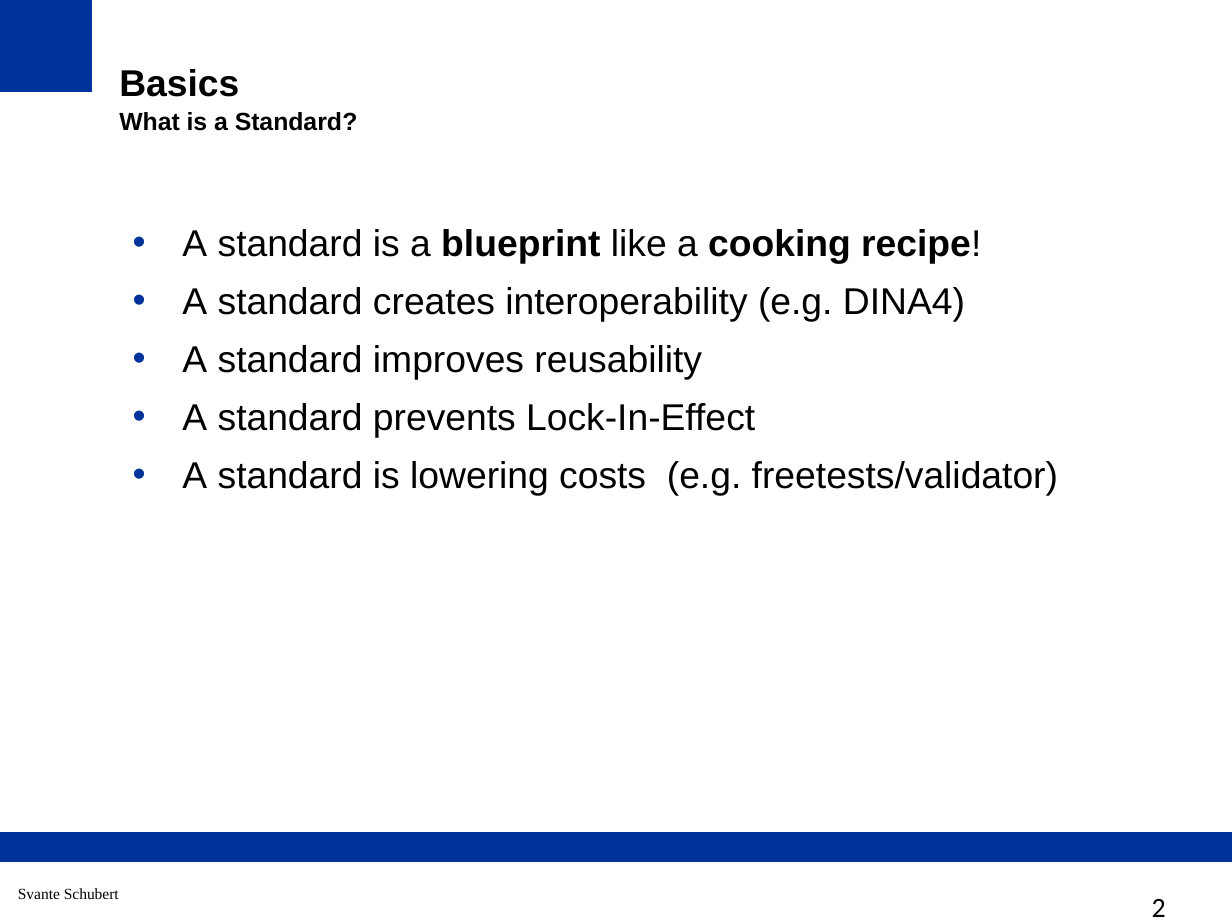
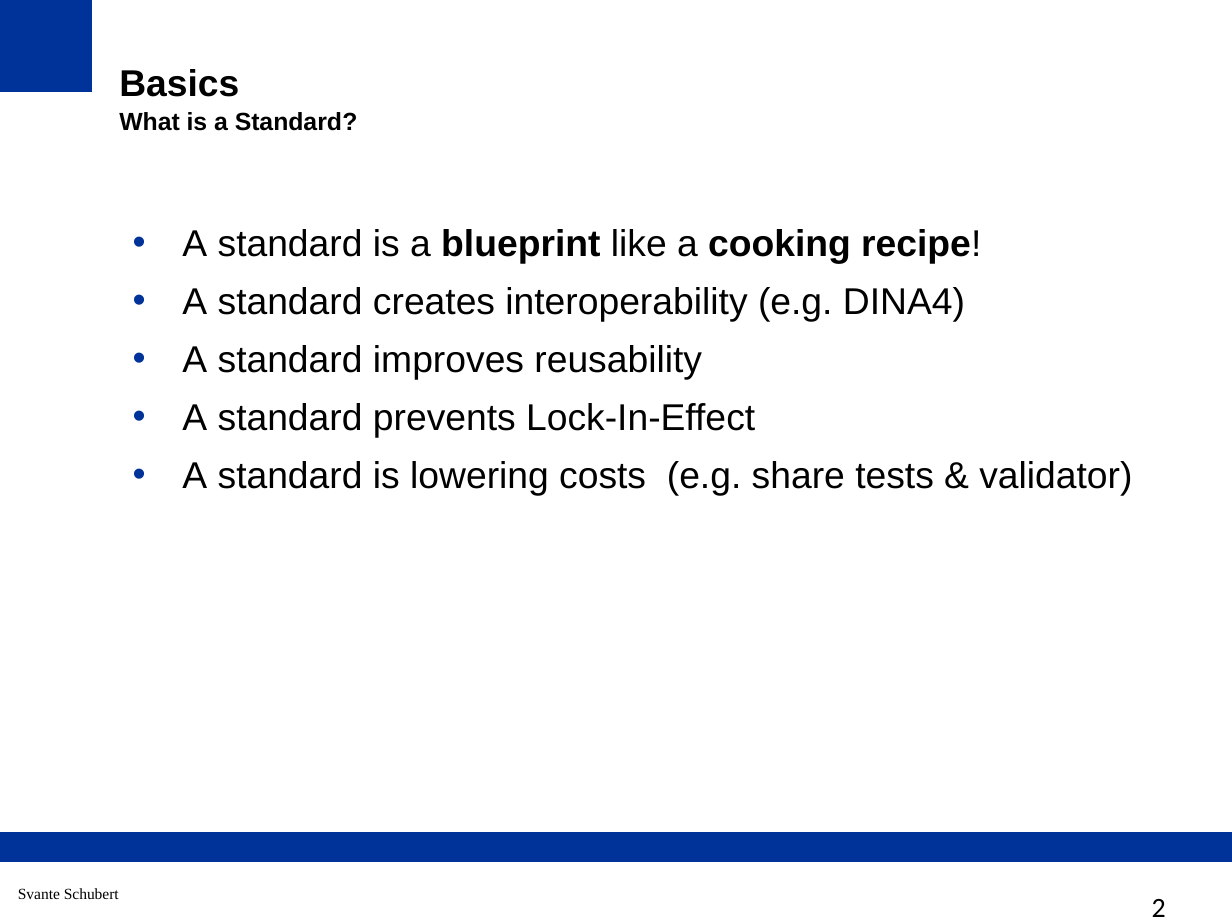
Before and after one commit to tdf/odftoolkit, a slide deck: slide 2 of docs/docs/presentations/2023 - LibreOffice Conference Bukarest - ODF and it's Toolkit.odp. Drawn at 1232x924 pixels with LibreOffice and Linux fonts; fonts in the diff are those of the drawing. Boxes give left, top, right and bottom in pixels: in the first picture for what was removed or moved away, otherwise in the second. Text is boxed around its words. In the diff, an @@ line names an element or a change of style, - is before the commit and + after.

```diff
--- a/docs/docs/presentations/2023 - LibreOffice Conference Bukarest - ODF and it's Toolkit.odp
+++ b/docs/docs/presentations/2023 - LibreOffice Conference Bukarest - ODF and it's Toolkit.odp
@@ text at (182, 461, 1132, 496): text changed @@
-• A standard is lowering costs (e.g. freetests/validator)
+• A standard is lowering costs (e.g. share tests & validator)
```
Also in this commit, not shown: 7 other slides changed, 1 other file.
